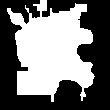
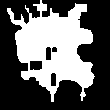
Two versions of the same layered image (110 x 110). Layer-by-layer changes:
painted on "Lager 1" over [14, 0, 86, 97]
